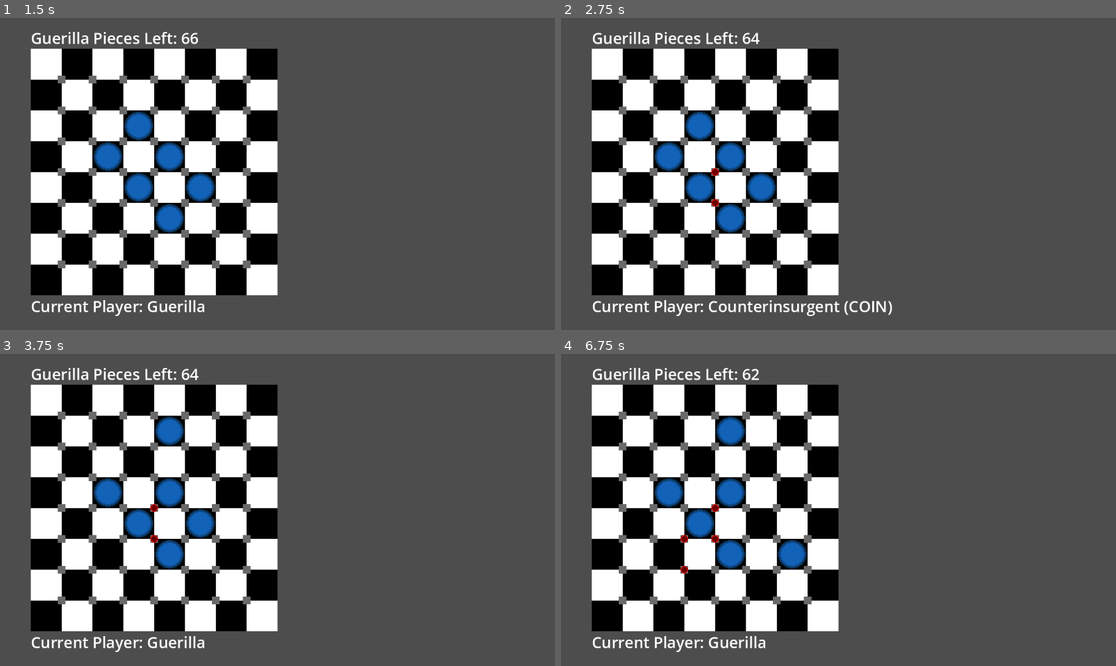
Above: before the commit, frames 1-4 (two rows, left to right).
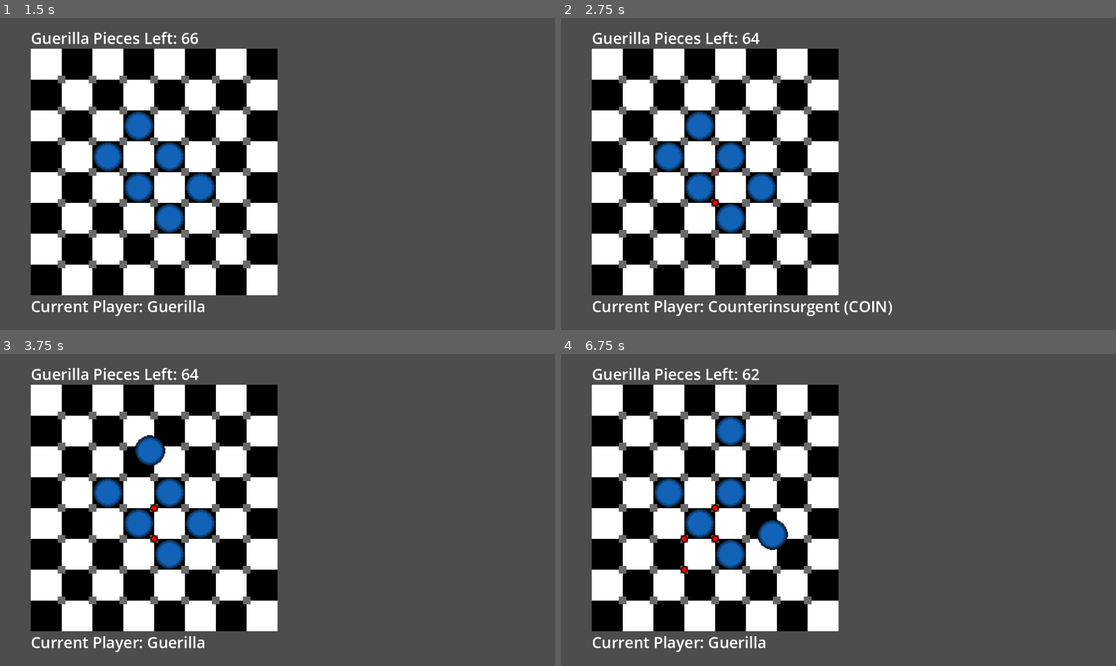
Above: after the commit, the same moments.

Repository: TikhonMcGill/guerilla-checkers
Game: Godot game, scene res://assets/scenes/main_menu/main_menu.tscn
The game is run twice, just before and just after one commit, with the same random seed, the same clock (stepped at 60 frames per second) and the same inputs.
Inputs (mouse positions are in pixels of both pictures, inside the frame that each line leads up to):
- Up to frame 1 (1.5 s): click "Play" at 0.5 s; tap Enter at 1.25 s; move the mouse to (399, 158) at 1.27 s
- Up to frame 2 (2.75 s): tap Space at 2 s; move the mouse to (727, 189) at 2.02 s
- Up to frame 3 (3.75 s): move the mouse to (333, 441) at 2.77 s; tap Enter at 3.5 s; move the mouse to (249, 572) at 3.52 s
- Up to frame 4 (6.75 s): move the mouse to (1005, 556) at 4.27 s; tap Space at 5 s; move the mouse to (672, 463) at 5.02 s; move the mouse to (866, 510) at 5.77 s; tap Enter at 6.5 s; move the mouse to (755, 432) at 6.52 s

Frame 1 is identical in both runs. In frame 2, less than 0.1% of the frame differs, in the area x 27-29%, y 48-61%; in frame 3, 0.8%; in frame 4, 0.9%, in the area x 21-45%, y 48-71%.

Commit message:
Implement Animations + better Guerilla graphics

Diff:
--- a/assets/scenes/game_board/game_board.gd
+++ b/assets/scenes/game_board/game_board.gd
@@ -7,13 +7,6 @@
 
 const COIN_CHECKER_SCENE := preload("res://assets/scenes/game_board/coin_checker/coin_checker.tscn")
 const GUERILLA_PIECE_SCENE := preload("res://assets/scenes/game_board/guerilla_piece/guerilla_piece.tscn")
-
-##Enum representing types of players, used to visualize whose turn it is
-enum PLAYER{
-	GUERILLA, ##The Guerilla
-	COIN, ##The Counterinsurgent (COIN)
-	GAME_OVER ##The Game is over
-}
 
 signal mouse_over_tile(tile : Tile)
 signal mouse_over_corner(corner : Corner)
@@ -70,7 +63,7 @@
 		_create_guerilla_piece(piece)
 
 	pieces_left_label.text = "Guerilla Pieces Left: %d" % _game_state.guerilla_pieces_left
-	_show_current_player(_game_state.get_current_player())
+	show_current_player(_game_state.get_current_player())
 
 ##Place all Cells of the Board in an 8-by-8 grid
 func _initialize_cells():
@@ -120,8 +113,11 @@
 			if label_corners == true:
 				corner.get_node("Label").text = str(corner.get_index())
 
+func update_guerilla_piece_left_label(amount : int):
+	pieces_left_label.text = "Guerilla Pieces Left: %d" % amount
+
 func _initialize_labels():
-	pieces_left_label.text = "Guerilla Pieces Left: 66"
+	update_guerilla_piece_left_label(66)
 	pieces_left_label.add_theme_font_size_override("font_size",tile_size / 2)
 	pieces_left_label.position = Vector2i(0,-pieces_left_label.size.y)
 
@@ -130,10 +126,10 @@
 	current_player_label.position = Vector2i(0,8 * tile_size)
 
 ##Method to write in the label which player's turn it is
-func _show_current_player(player : int):
-	if player == PLAYER.COIN:
+func show_current_player(player : GameState.PLAYER):
+	if player == GameState.PLAYER.COIN:
 		current_player_label.text = "Current Player: Counterinsurgent (COIN)"
-	elif player == PLAYER.GUERILLA:
+	elif player == GameState.PLAYER.GUERILLA:
 		current_player_label.text = "Current Player: Guerilla"
 	else:
 		current_player_label.text = "Game Over"
@@ -169,7 +165,7 @@
 	return new_corner
 
 ##Function to create a COIN Checker at a specific cell
-func _create_coin_checker(cell : int) -> void:
+func _create_coin_checker(cell : int) -> CoinChecker:
 	var new_coin_checker : CoinChecker = COIN_CHECKER_SCENE.instantiate()
 
 	new_coin_checker.my_cell = cell
@@ -184,8 +180,10 @@
 
 	coin_checkers.add_child(new_coin_checker)
 
+	return new_coin_checker
+
 ##Function to create a Guerilla Piece at a specific corner
-func _create_guerilla_piece(corner : int) -> void:
+func _create_guerilla_piece(corner : int,piece_visible:bool=true) -> GuerillaPiece:
 	var new_guerilla_piece : GuerillaPiece = GUERILLA_PIECE_SCENE.instantiate()
 
 	new_guerilla_piece.my_corner = corner
@@ -193,11 +191,18 @@
 	var graphical_corner = corners.get_child(corner)
 
 	new_guerilla_piece.modulate = guerilla_piece_color
+
+	#If the Piece is not set to visible, make it hidden - useful for instantiating a piece
+	#and animating its appearance
+	if piece_visible == false:
+		new_guerilla_piece.modulate.a = 0
 
 	new_guerilla_piece.position = graphical_corner.position
 	new_guerilla_piece.size = graphical_corner.size
 
 	guerilla_pieces.add_child(new_guerilla_piece)
+
+	return new_guerilla_piece
 
 ##Get the Checker Graphic at the Cell, if it exists
 func get_checker_at_cell(cell : int) -> CoinChecker:
@@ -223,3 +228,33 @@
 
 func get_cell_tile(cell : int) -> Tile:
 	return cells[cell]
+
+func _on_game_state_guerilla_piece_placed(corner : int):
+	var new_piece := _create_guerilla_piece(corner,false)
+	var tween := get_tree().create_tween()
+
+	tween.tween_property(new_piece,"modulate:a",1.0,0.5)
+
+func _on_game_state_coin_checker_moved(cell_from : int, cell_to : int):
+	var coin_checker := get_checker_at_cell(cell_from)
+	coin_checker.my_cell = cell_to
+
+	var tween := get_tree().create_tween()
+
+	tween.tween_property(coin_checker,"position",get_cell_tile(cell_to).position,0.5)
+
+func _on_game_state_guerilla_piece_captured(corner : int):
+	var captured_piece := get_piece_in_corner(corner)
+
+	var tween := get_tree().create_tween()
+
+	tween.tween_property(captured_piece,"modulate:a",0,0.5)
+	tween.tween_callback(captured_piece.queue_free)
+
+func _on_game_state_coin_checker_captured(cell : int):
+	var captured_checker := get_checker_at_cell(cell)
+
+	var tween := get_tree().create_tween()
+
+	tween.tween_property(captured_checker,"modulate:a",0,0.5)
+	tween.tween_callback(captured_checker.queue_free)
--- a/assets/scenes/game_scene/game_scene.gd
+++ b/assets/scenes/game_scene/game_scene.gd
@@ -15,12 +15,21 @@
 
 	game_board.represent_game_state(game_state)
 
+	game_state.guerilla_piece_placed.connect(game_board._on_game_state_guerilla_piece_placed)
+	game_state.coin_checker_moved.connect(game_board._on_game_state_coin_checker_moved)
+	game_state.guerilla_piece_captured.connect(game_board._on_game_state_guerilla_piece_captured)
+	game_state.coin_checker_captured.connect(game_board._on_game_state_coin_checker_captured)
+
 func _unhandled_key_input(event):
 	if event.is_action_pressed("escape") == true:
 		quit_confirmation_dialog.popup_centered_ratio()
 
 func _on_quit_confirmation_dialog_confirmed():
 	get_tree().change_scene_to_file(MAIN_MENU_PATH)
+
+func _process(delta):
+	game_board.update_guerilla_piece_left_label(game_state.guerilla_pieces_left)
+	game_board.show_current_player(game_state.get_current_player())
 
 func _on_game_test_timer_timeout():
 	var moves := game_state.get_possible_moves()
@@ -30,7 +39,6 @@
 
 	var move : Move = moves.pick_random()
 	game_state.take_move(move)
-	game_board.represent_game_state(game_state)
 
 func _on_game_state_game_over(winner : GameState.PLAYER):
 	if winner == GameState.PLAYER.GUERILLA:
Not shown, changed: Plans.txt
Binary file changed: assets/scenes/game_board/guerilla_piece/guerilla_piece.png
